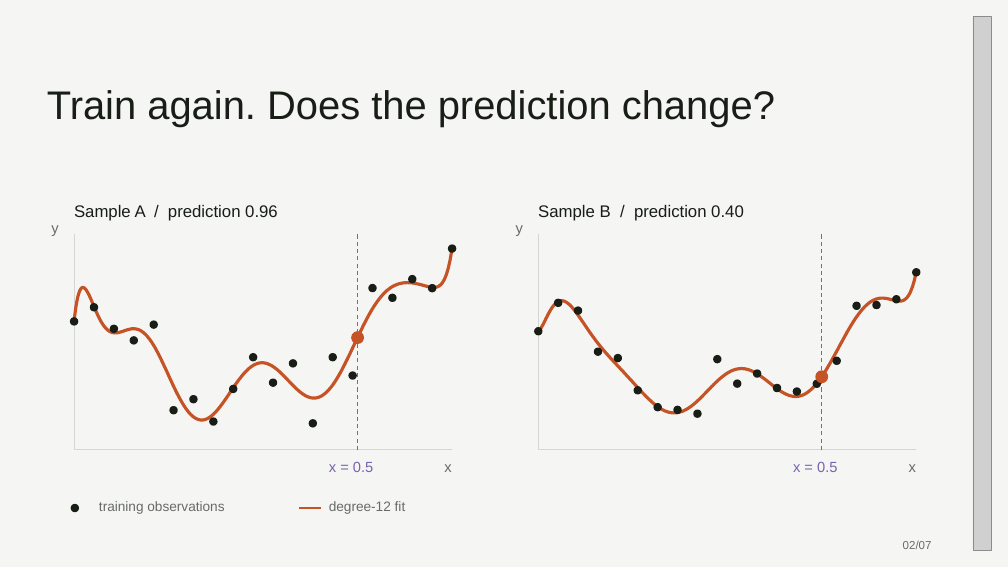
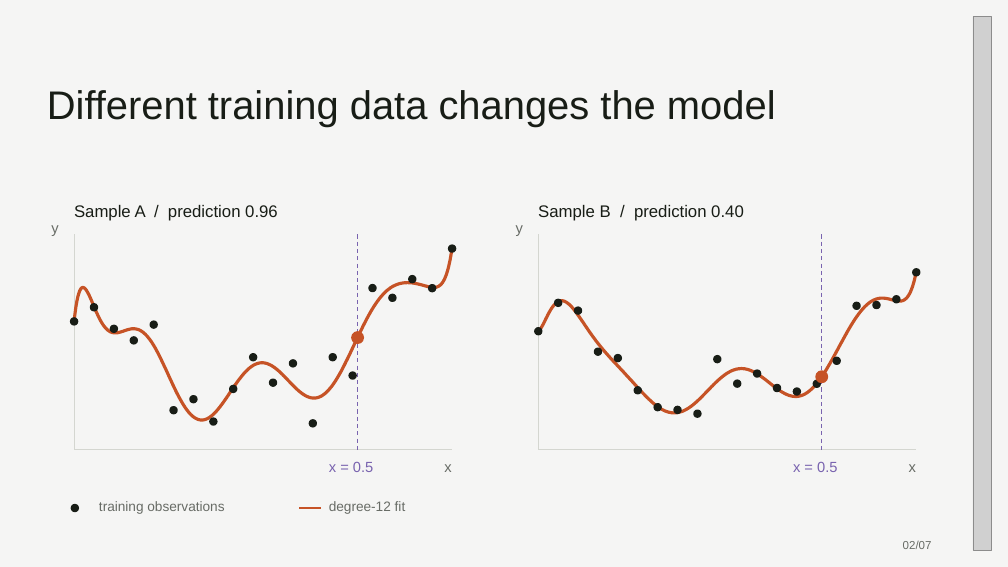
Before and after one commit to 0xABAN/classes, a slide deck: slide 2 of cmpsc-448/presentation/bias-variance-tradeoff.pptx. Drawn at 1008x567 pixels with LibreOffice and Linux fonts; fonts in the diff are those of the drawing; grey boxes stand for pictures. Boxes give left, top, right and bottom in pixels: in the first picture for what was removed or moved away, otherwise in the second. Text is boxed around its words. In the diff, an @@ line names an element or a change of style, - is before the commit and + after.

```diff
--- a/cmpsc-448/presentation/bias-variance-tradeoff.pptx
+++ b/cmpsc-448/presentation/bias-variance-tradeoff.pptx
@@ text at [47,90,776,127]: text changed @@
-Train again. Does the prediction change?
+Different training data changes the model
```
Also in this commit, not shown: 6 other slides changed, 2 other files.
